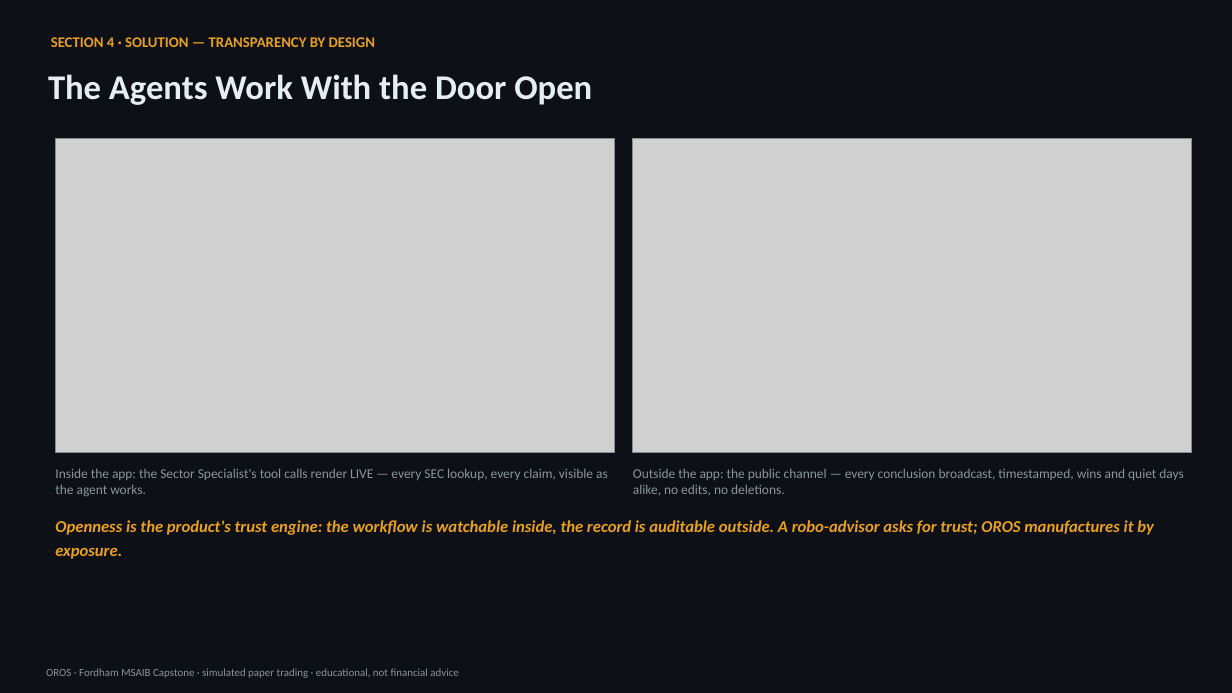
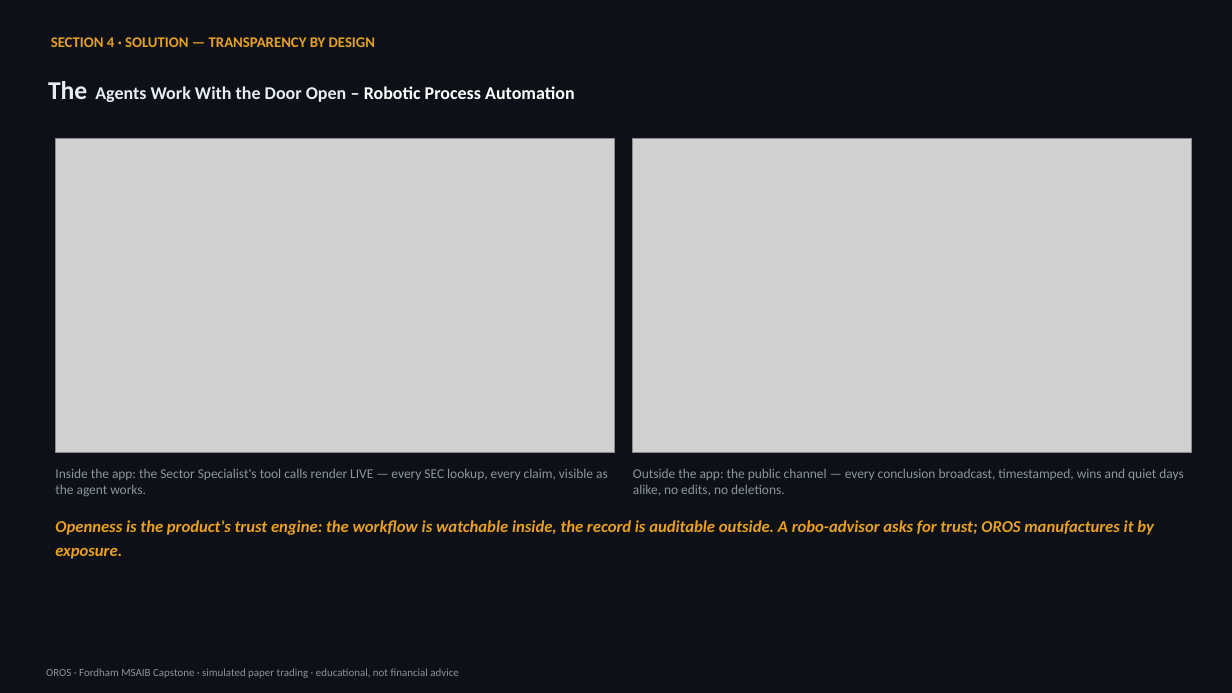
Before and after one commit to jpromer3006/ai-agent-stock-analyzer, a slide deck: slide 13 of docs/OROS_Capstone_Presentation_v3_FINAL.pptx (slide 12 before the commit). Drawn at 1232x693 pixels with LibreOffice and Linux fonts; fonts in the diff are those of the drawing; grey boxes stand for pictures. Boxes give left, top, right and bottom in pixels: in the first picture for what was removed or moved away, otherwise in the second. Text is boxed around its words. In the diff, an @@ line names an element or a change of style, - is before the commit and + after.

```diff
--- a/docs/OROS_Capstone_Presentation_v3_FINAL.pptx
+++ b/docs/OROS_Capstone_Presentation_v3_FINAL.pptx
@@ text at [48, 81, 575, 102]: text changed; size 27 to 14 pt @@
-The Agents Work With the Door Open
+The Agents Work With the Door Open – Robotic Process Automation
```
Also in this commit, not shown: 7 other slides changed, 48 other files.
